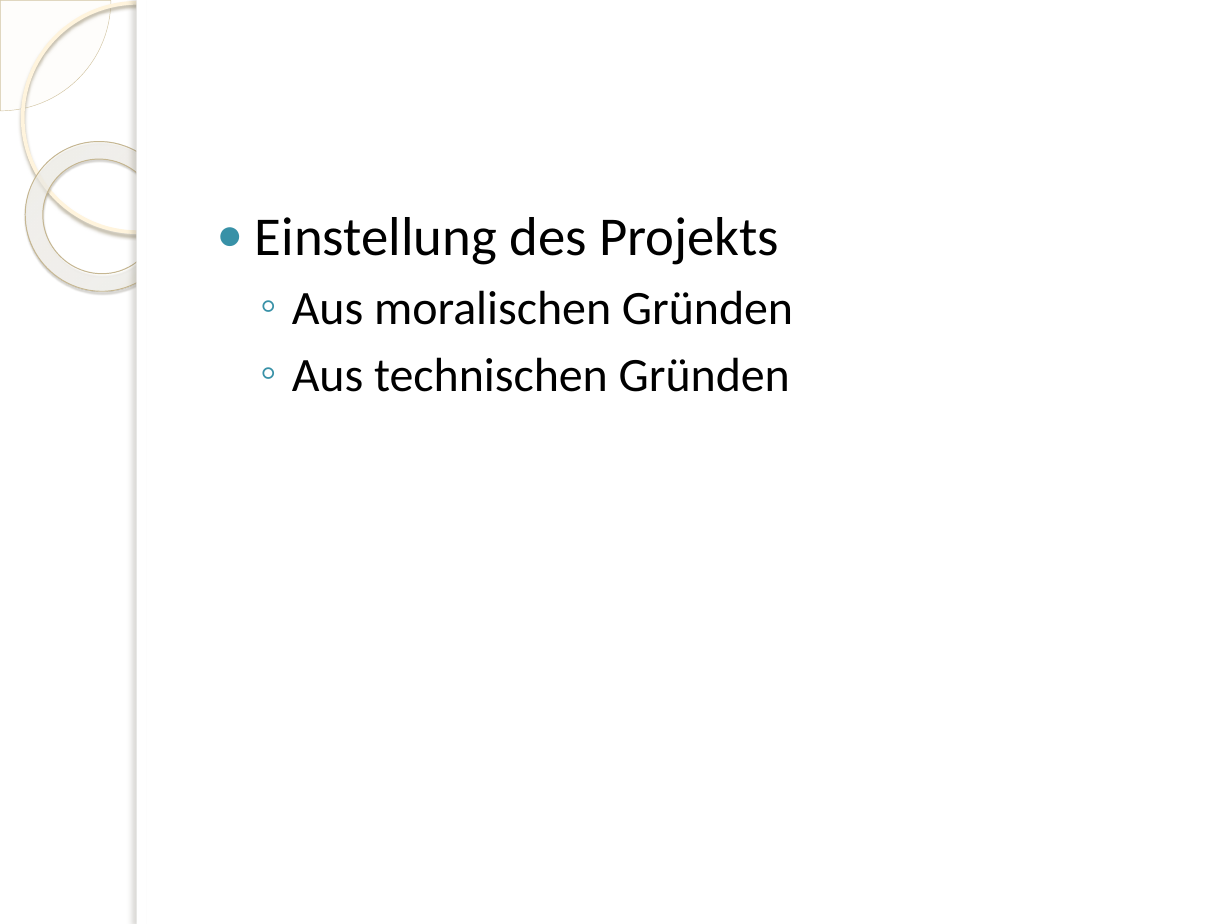
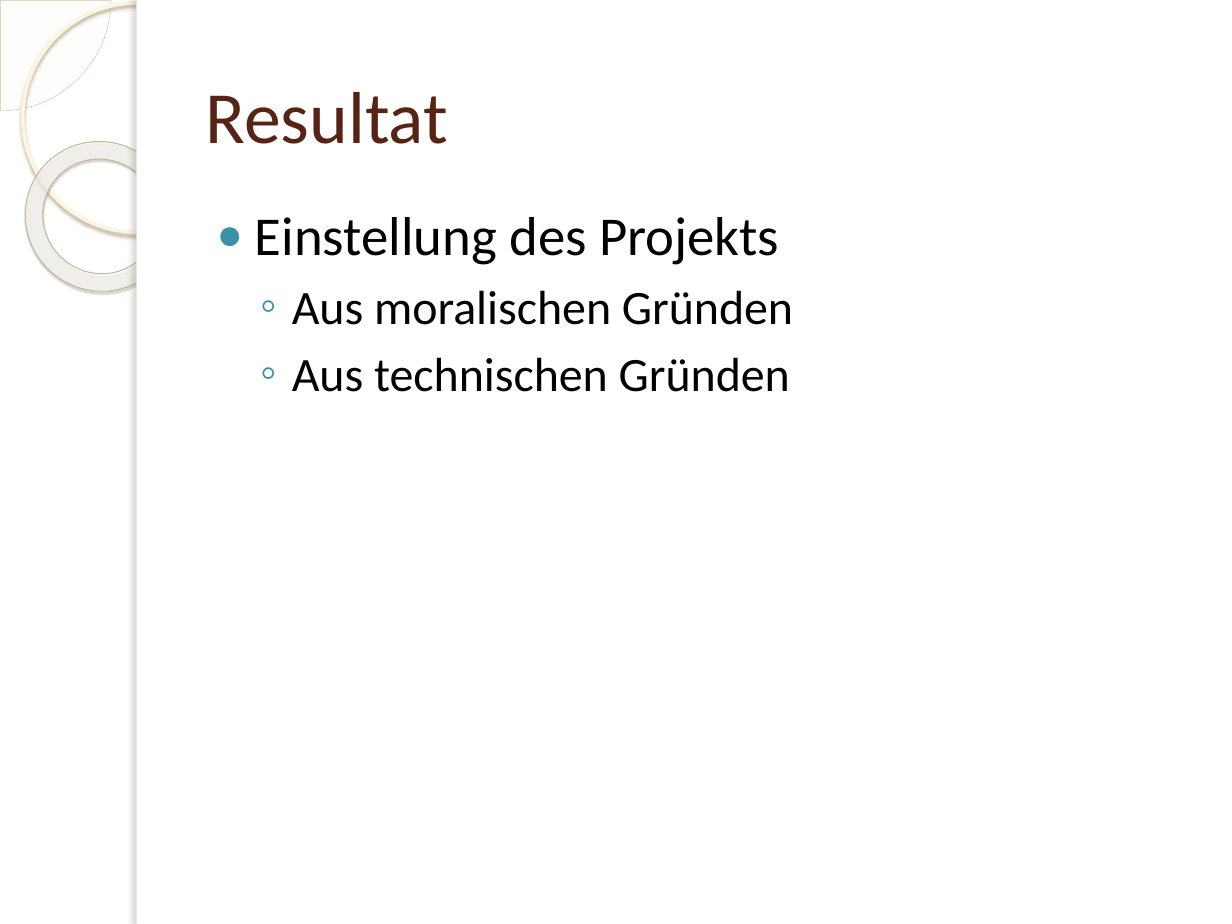
Before and after one commit to rinkdotrink/DB-olap-master-IIm11, a slide deck: slide 7 of Beleg/Praese.pptx. Drawn at 1232x924 pixels with LibreOffice and Linux fonts; fonts in the diff are those of the drawing; background and template pictures are left out. Boxes give left, top, right and bottom in pixels: in the first picture for what was removed or moved away, otherwise in the second. Text is boxed around its words. In the diff, an @@ line names an element or a change of style, - is before the commit and + after.

```diff
--- a/Beleg/Praese.pptx
+++ b/Beleg/Praese.pptx
@@ title added at (206, 92, 448, 144), 43 pt, text #572314 @@
+Resultat
```
Also in this commit, not shown: 7 other slides changed, 2 other files.
